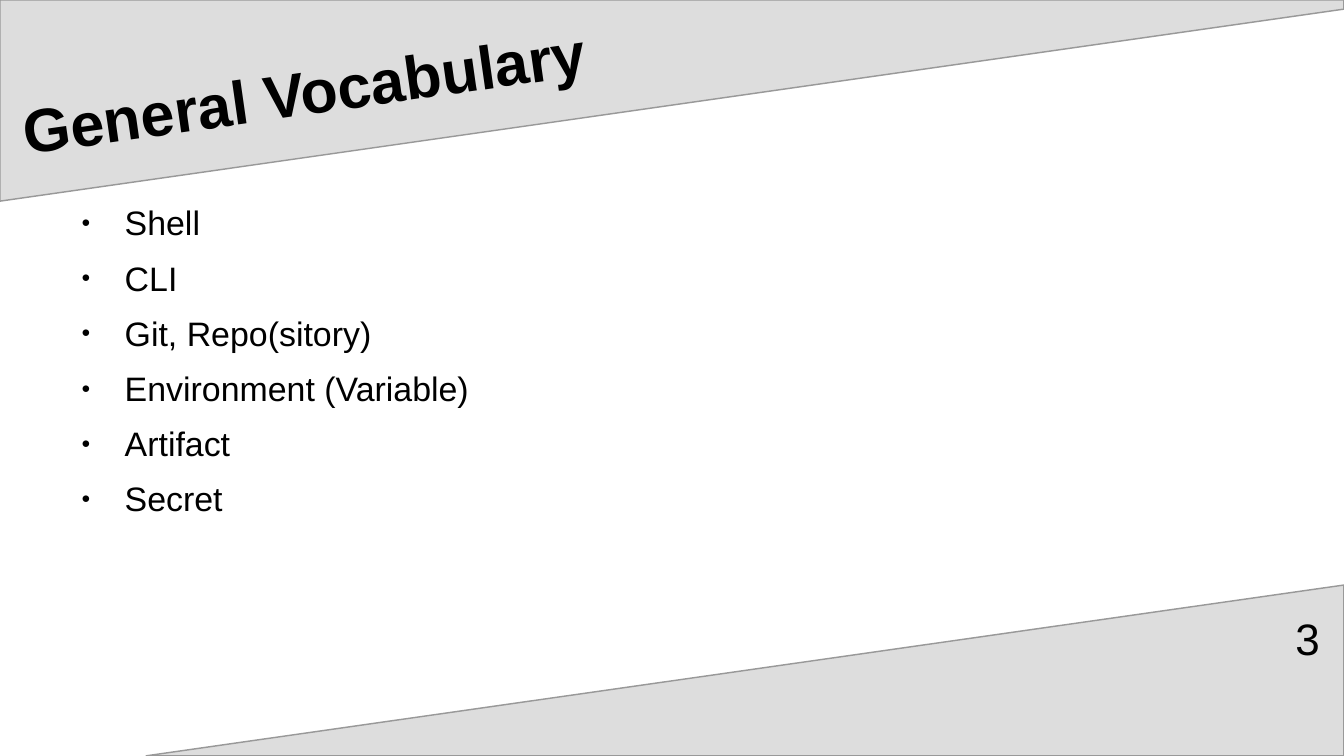
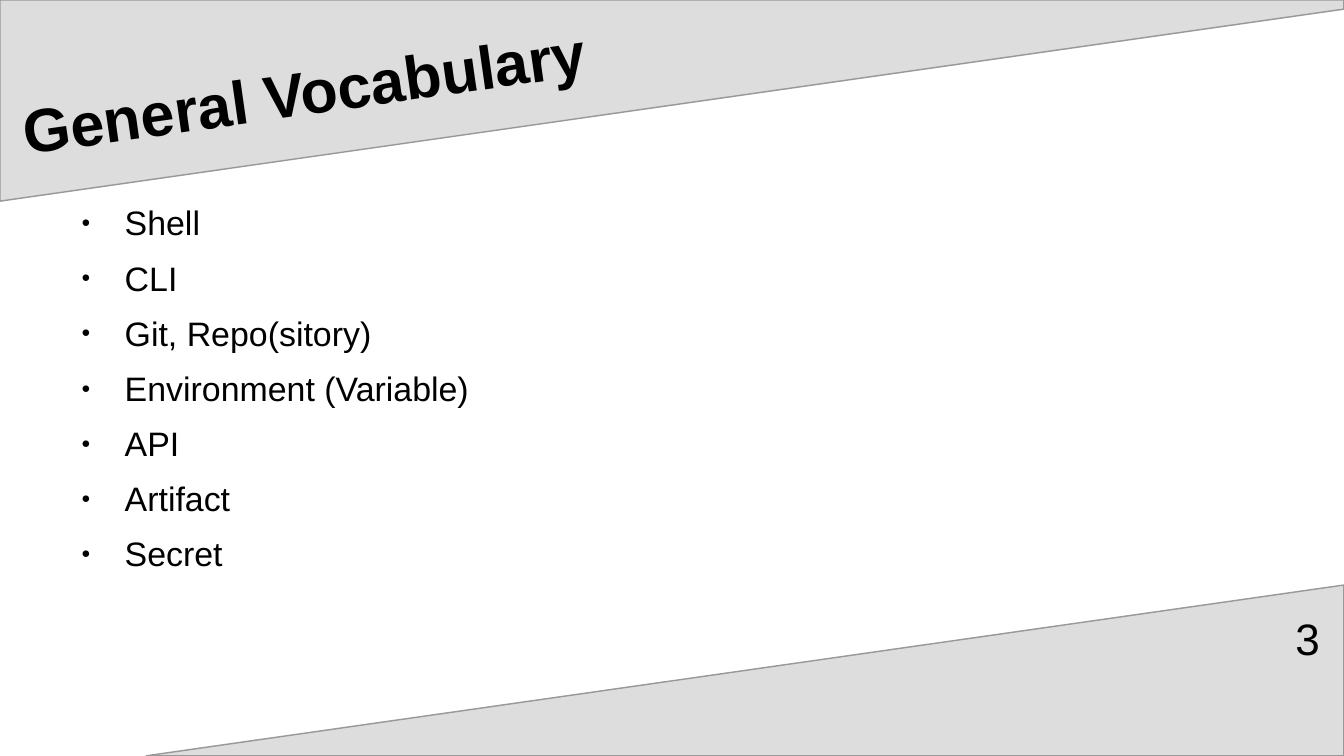
Before and after one commit to upart/cabinops, a slide deck: slide 3 of documentation/Introduction.odp. Drawn at 1344x756 pixels with LibreOffice and Linux fonts; fonts in the diff are those of the drawing. Boxes give left, top, right and bottom in pixels: in the first picture for what was removed or moved away, otherwise in the second. Text is boxed around its words. In the diff, an @@ line names an element or a change of style, - is before the commit and + after.

```diff
--- a/documentation/Introduction.odp
+++ b/documentation/Introduction.odp
@@ text at bbox=[125, 432, 180, 456]: paragraph added @@
+● API
```
Also in this commit, not shown: 6 other slides changed.
